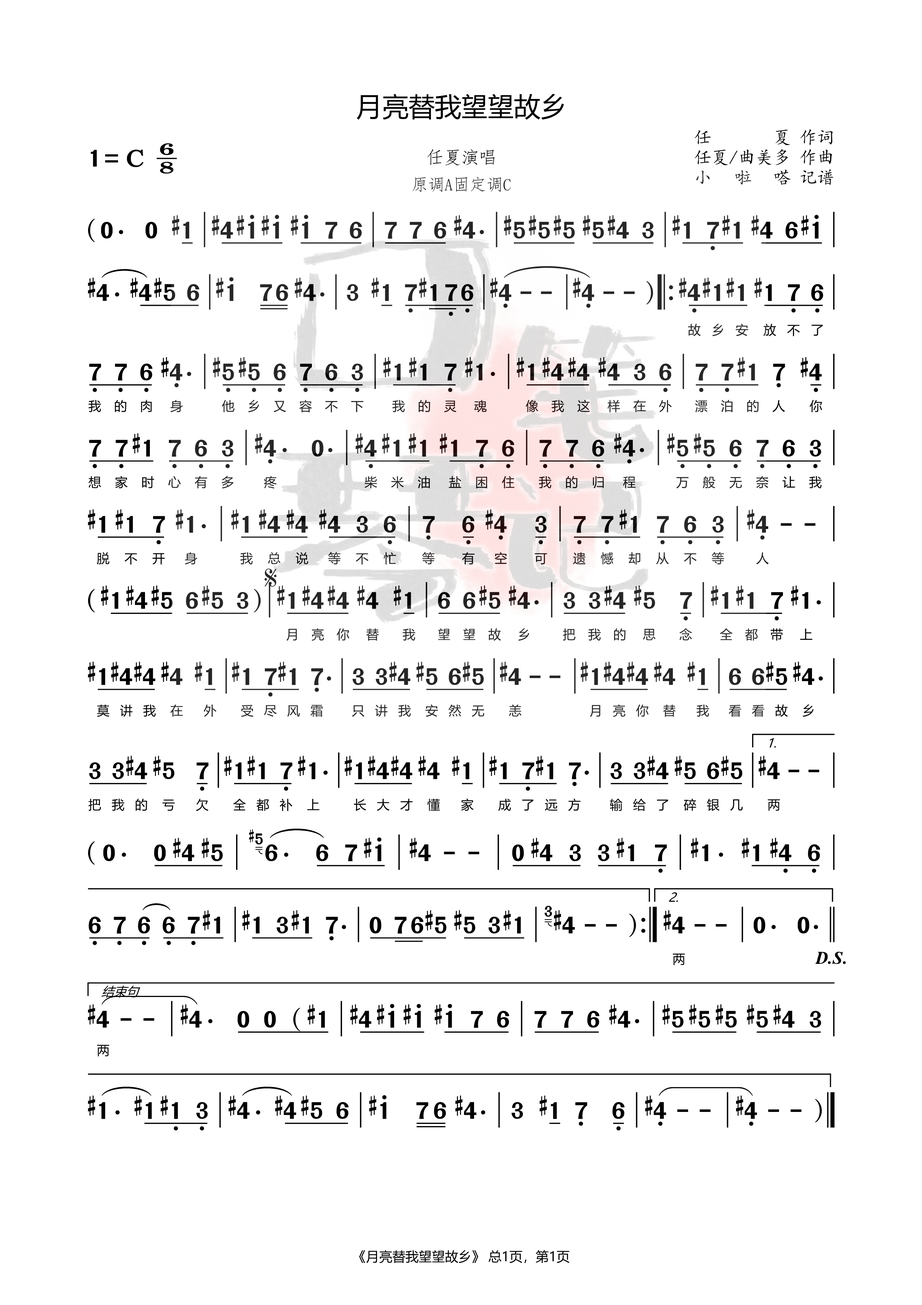
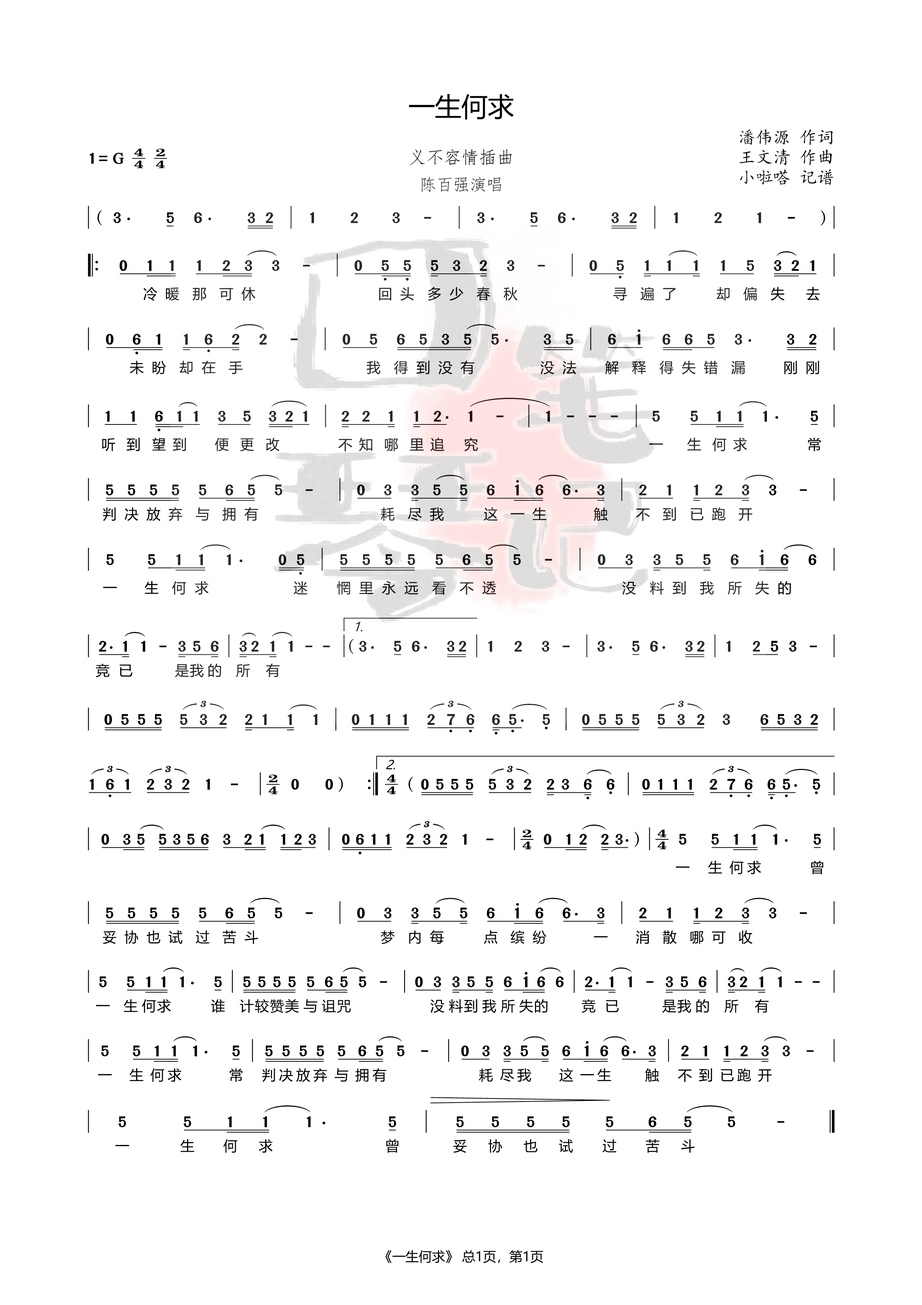
Revision of a layered 922 x 1305 image; what changed, layer by layer:
added layer "Layer 3" above "Layer 1" over [87, 93, 847, 1264]
added layer "Layer 1" above "图层 37" over [87, 93, 847, 1264]
